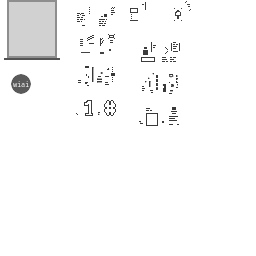
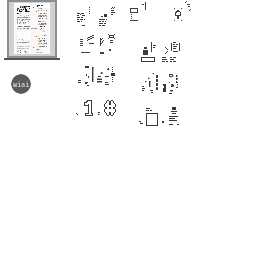
Layer changes from the first (256, 256) image to the second:
added layer "Eingefügte Ebene" in group "boards" over [14, 3, 50, 54]
